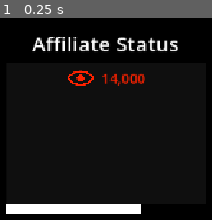
Above: before the commit, frame 1.
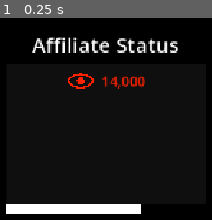
Above: after the commit, the same moment.

Repository: awesomness560/ParryEverything
Game: Godot game, scene res://main.tscn
The game is run twice, just before and just after one commit, with the same random seed, the same clock (stepped at 60 frames per second) and the same inputs. A sky picture missing from this copy of the repository is replaced by a grey-blue gradient.
Inputs:
- Up to frame 1 (0.25 s): no input

The runs differ from the first frame. In frame 1, 3.5% of the frame differs, in the area x 15-84%, y 9-36%.

Commit message:
Rank up effects among others

Diff:
--- /dev/null
+++ b/parry-everything-game/Assets/Shaders/gradient_scroll.gdshader
@@ -0,0 +1,21 @@
+shader_type canvas_item;
+
+uniform sampler2D gradient_texture : source_color, filter_linear, repeat_enable;
+uniform float scroll_speed : hint_range(0.0, 2.0) = 0.5;
+uniform float progress : hint_range(0.0, 1.0) = 1.0;
+
+void fragment() {
+    // Create scrolling effect
+    float scroll_offset = TIME * scroll_speed;
+    float sample_pos = UV.x + scroll_offset;
+
+    // Sample the gradient
+    vec4 gradient_color = texture(gradient_texture, vec2(sample_pos, 0.5));
+
+    // Only show where progress allows
+    if (UV.x <= progress) {
+        COLOR = gradient_color * COLOR; // Multiply by modulate
+    } else {
+        COLOR = vec4(0.0);
+    }
+}
--- a/parry-everything-game/Player/UI/SubathonMeter/subathon_style_meter.gd
+++ b/parry-everything-game/Player/UI/SubathonMeter/subathon_style_meter.gd
@@ -2,18 +2,38 @@
 class_name SubathonStyleMeter
 
 @export var ranks : Array[Rank]
-
+@export var rankUpSoundEffect : AudioStreamPlayer
+
+@export_group("Gradient Textures")
+@export var rank0Gradient : GradientTexture1D
+@export var rank1Gradient : GradientTexture1D
+@export var rank2Gradient : GradientTexture1D
+@export var rank4Gradient : GradientTexture1D
+
+@export_group("UI Elements")
 @export var hypeTrainText : RichTextLabel
-@export var hypeTrainProgressBar : ProgressBar
+@export var hypeTrainProgressBar : ColorRect
+@export var hypeTrainControl : Control
 @export var eyeIcon : TextureRect
 @export var viewersLabel : Label
 @export var chatManager : ChatManager
 
 var currentScore : float = 0.0
 var currentRankIndex : int = 0
+var progressBarMaterial : ShaderMaterial
+var progressTween : Tween
+var rankUpTween : Tween
 
 func _ready() -> void:
 	SignalBus.successfullParry.connect(onSuccessfullParry)
+
+	# Store reference to the shader material
+	if hypeTrainProgressBar and hypeTrainProgressBar.material:
+		progressBarMaterial = hypeTrainProgressBar.material as ShaderMaterial
+
+	# Apply initial rank effects
+	applyRank0Effects()
+
 	updateDisplay()
 
 func onSuccessfullParry(parryResource : ParryResource, isPerfect : bool):
@@ -52,24 +72,141 @@
 	updateProgressBar()
 
 func updateProgressBar() -> void:
-	if currentRankIndex >= ranks.size():
+	if currentRankIndex >= ranks.size() or not progressBarMaterial:
 		return
+
+	# Kill existing tween if it exists
+	if progressTween:
+		progressTween.kill()
+
+	var targetProgress : float
 
 	# If we're at max rank, fill the bar completely
 	if currentRankIndex == ranks.size() - 1:
-		hypeTrainProgressBar.value = hypeTrainProgressBar.max_value
-		return
-
-	# Calculate progress from current rank to next rank
-	var currentRankPoints : float = ranks[currentRankIndex].pointsRequired
-	var nextRankPoints : float = ranks[currentRankIndex + 1].pointsRequired
-	var pointsInCurrentTier : float = nextRankPoints - currentRankPoints
-	var progressInCurrentTier : float = currentScore - currentRankPoints
-
-	# Set progress bar (0 to 100)
-	var progressPercentage : float = (progressInCurrentTier / pointsInCurrentTier) * 100.0
-	hypeTrainProgressBar.value = clamp(progressPercentage, 0.0, 100.0)
+		targetProgress = 1.0
+	else:
+		# Calculate progress from current rank to next rank
+		var currentRankPoints : float = ranks[currentRankIndex].pointsRequired
+		var nextRankPoints : float = ranks[currentRankIndex + 1].pointsRequired
+		var pointsInCurrentTier : float = nextRankPoints - currentRankPoints
+		var progressInCurrentTier : float = currentScore - currentRankPoints
+
+		# Calculate target progress (0.0 to 1.0)
+		targetProgress = progressInCurrentTier / pointsInCurrentTier
+		targetProgress = clamp(targetProgress, 0.0, 1.0)
+
+	# Create new tween with overshoot effect
+	progressTween = create_tween()
+	progressTween.set_ease(Tween.EASE_OUT)
+	progressTween.set_trans(Tween.TRANS_BACK)  # This creates the overshoot effect
+	progressTween.tween_method(
+		func(value: float): progressBarMaterial.set_shader_parameter("progress", value),
+		progressBarMaterial.get_shader_parameter("progress"),
+		targetProgress,
+		0.5  # Duration in seconds
+	)
 
 ## Called when the rank changes - override or connect to this to add behavior
 func onRankChanged() -> void:
+	playRankUpAnimation()
+
+	match currentRankIndex:
+		0:
+			applyRank0Effects()
+		1:
+			applyRank1Effects()
+		2:
+			applyRank2Effects()
+		3:
+			applyRank3Effects()
+		4:
+			applyRank4Effects()
+
+## Plays the rank up animation with white flash and scale effect
+func playRankUpAnimation() -> void:
+	if not progressBarMaterial or not hypeTrainControl:
+		return
+
+	# Kill existing rank up tween if it exists
+	if rankUpTween:
+		rankUpTween.kill()
+
+	# Store original values
+	var originalScale : Vector2 = hypeTrainControl.scale
+	var originalModulate : Color = hypeTrainControl.modulate
+	var flashScale : Vector2 = Vector2(originalScale.x, originalScale.y * 1.5)  # Increase height by 50%
+	var flashColor : Color = Color(3.0, 3.0, 3.0, 1.0)  # Bright white flash (values > 1.0 for bloom effect)
+
+	# Create the rank up tween
+	rankUpTween = create_tween()
+	rankUpTween.set_parallel(true)
+
+	# Tween to bright white modulate and scale up
+	rankUpTween.tween_property(hypeTrainControl, "modulate", flashColor, 0.2)
+	rankUpTween.tween_property(hypeTrainControl, "scale", flashScale, 0.2).set_ease(Tween.EASE_OUT).set_trans(Tween.TRANS_BACK)
+
+	# Chain: scale back down and fade modulate back
+	rankUpTween.chain()
+	rankUpTween.tween_property(hypeTrainControl, "modulate", originalModulate, 0.3)
+	rankUpTween.tween_property(hypeTrainControl, "scale", originalScale, 0.3).set_ease(Tween.EASE_OUT).set_trans(Tween.TRANS_QUAD)
+
+	#Play sound
+	rankUpSoundEffect.play()
+
+	# Set the new gradient immediately (not tweened, as gradient resources can't be interpolated)
+	var newGradient : GradientTexture1D = getGradientForRank(currentRankIndex)
+	if newGradient:
+		progressBarMaterial.set_shader_parameter("gradient_texture", newGradient)
+
+## Returns the gradient texture for a given rank index
+func getGradientForRank(rankIndex: int) -> GradientTexture1D:
+	match rankIndex:
+		0:
+			return rank0Gradient
+		1:
+			return rank1Gradient
+		2:
+			return rank2Gradient
+		4:
+			return rank4Gradient
+		_:
+			return null
+
+## Resets all effects to default state
+func resetEffectsToDefault() -> void:
+	# Reset any visual effects, sounds, etc. to default state
 	pass
+
+## Rank 0 effects (first/lowest rank)
+func applyRank0Effects() -> void:
+	resetEffectsToDefault()
+	# Change gradient to rank 0 gradient
+	if progressBarMaterial and rank0Gradient:
+		progressBarMaterial.set_shader_parameter("gradient_texture", rank0Gradient)
+
+## Rank 1 effects (second rank)
+func applyRank1Effects() -> void:
+	resetEffectsToDefault()
+	# Change gradient to rank 1 gradient
+	if progressBarMaterial and rank1Gradient:
+		progressBarMaterial.set_shader_parameter("gradient_texture", rank1Gradient)
+
+## Rank 2 effects (third rank)
+func applyRank2Effects() -> void:
+	resetEffectsToDefault()
+	# Change gradient to rank 2 gradient
+	if progressBarMaterial and rank2Gradient:
+		progressBarMaterial.set_shader_parameter("gradient_texture", rank2Gradient)
+
+## Rank 3 effects (fourth rank)
+func applyRank3Effects() -> void:
+	resetEffectsToDefault()
+	# Add any additional effects for rank 3 here
+	pass
+
+## Rank 4 effects (fifth/max rank)
+func applyRank4Effects() -> void:
+	resetEffectsToDefault()
+	# Change gradient to rank 4 gradient (max rank)
+	if progressBarMaterial and rank4Gradient:
+		progressBarMaterial.set_shader_parameter("gradient_texture", rank4Gradient)
--- a/parry-everything-game/Player/UI/SubathonMeter/subathon_style_meter.tscn
+++ b/parry-everything-game/Player/UI/SubathonMeter/subathon_style_meter.tscn
@@ -9,6 +9,36 @@
 [ext_resource type="Resource" uid="uid://bgy2tqop0jy20" path="res://Misc/Resources/Ranks/FRONT_PAGE.tres" id="5_2epkk"]
 [ext_resource type="Resource" uid="uid://coghna6fx56bn" path="res://Misc/Resources/Ranks/TRENDING.tres" id="6_hhsb3"]
 [ext_resource type="Resource" uid="uid://i3t6m0x5oult" path="res://Misc/Resources/Ranks/God.tres" id="7_08wj8"]
+[ext_resource type="Shader" uid="uid://bp27w7uyag8ie" path="res://Assets/Shaders/gradient_scroll.gdshader" id="8_tdqva"]
+[ext_resource type="AudioStream" uid="uid://uur3vjr0cjvs" path="res://Assets/Sounds/trainWhistle.mp3" id="11_7m5oa"]
+
+[sub_resource type="Gradient" id="Gradient_tdqva"]
+offsets = PackedFloat32Array(0.37313432)
+colors = PackedColorArray(0.45799357, 0.27564672, 0.8221246, 1)
+
+[sub_resource type="GradientTexture1D" id="GradientTexture1D_7m5oa"]
+gradient = SubResource("Gradient_tdqva")
+
+[sub_resource type="Gradient" id="Gradient_2epkk"]
+offsets = PackedFloat32Array(0, 0.51865673, 1)
+colors = PackedColorArray(0.28235295, 0.7921569, 0.89411765, 1, 0, 0.7058824, 0.84705883, 1, 0.28235295, 0.7921569, 0.89411765, 1)
+
+[sub_resource type="GradientTexture1D" id="GradientTexture1D_hhsb3"]
+gradient = SubResource("Gradient_2epkk")
+
+[sub_resource type="Gradient" id="Gradient_08wj8"]
+offsets = PackedFloat32Array(0, 0.53731346, 1)
+colors = PackedColorArray(1, 0.8117647, 0.2509804, 1, 1, 0.8627451, 0.4509804, 1, 1, 0.8117647, 0.2509804, 1)
+
+[sub_resource type="GradientTexture1D" id="GradientTexture1D_2mmhm"]
+gradient = SubResource("Gradient_08wj8")
+
+[sub_resource type="Gradient" id="Gradient_7m5oa"]
+offsets = PackedFloat32Array(0, 0.5261194, 1)
+colors = PackedColorArray(0.48235294, 0.17254902, 0.7490196, 1, 0.78039217, 0.49019608, 1, 1, 0.48235294, 0.17254902, 0.7490196, 1)
+
+[sub_resource type="GradientTexture1D" id="GradientTexture1D_08wj8"]
+gradient = SubResource("Gradient_7m5oa")
 
 [sub_resource type="StyleBoxFlat" id="StyleBoxFlat_wp7on"]
 bg_color = Color(0, 0, 0, 1)
@@ -16,19 +46,38 @@
 [sub_resource type="StyleBoxFlat" id="StyleBoxFlat_gpo34"]
 bg_color = Color(0.4537701, 0.2713349, 0.8162605, 1)
 
+[sub_resource type="Gradient" id="Gradient_2mmhm"]
+offsets = PackedFloat32Array(0, 0.5261194, 1)
+colors = PackedColorArray(0.48235294, 0.17254902, 0.7490196, 1, 0.78039217, 0.49019608, 1, 1, 0.48235294, 0.17254902, 0.7490196, 1)
+
+[sub_resource type="GradientTexture1D" id="GradientTexture1D_2epkk"]
+gradient = SubResource("Gradient_2mmhm")
+
+[sub_resource type="ShaderMaterial" id="ShaderMaterial_hhsb3"]
+shader = ExtResource("8_tdqva")
+shader_parameter/gradient_texture = SubResource("GradientTexture1D_2epkk")
+shader_parameter/scroll_speed = 0.5
+shader_parameter/progress = 0.4450000211375
+
 [sub_resource type="StyleBoxFlat" id="StyleBoxFlat_f2gss"]
 bg_color = Color(0, 0, 0, 1)
 
 [sub_resource type="StyleBoxFlat" id="StyleBoxFlat_emlpu"]
 bg_color = Color(1, 1, 1, 1)
 
-[node name="SubathonStyleMeter" type="PanelContainer" unique_id=1089802705 node_paths=PackedStringArray("hypeTrainText", "hypeTrainProgressBar", "eyeIcon", "viewersLabel", "chatManager")]
+[node name="SubathonStyleMeter" type="PanelContainer" unique_id=1089802705 node_paths=PackedStringArray("rankUpSoundEffect", "hypeTrainText", "hypeTrainProgressBar", "hypeTrainControl", "eyeIcon", "viewersLabel", "chatManager")]
 offset_right = 312.0
 offset_bottom = 383.0
 script = ExtResource("1_f2gss")
 ranks = Array[ExtResource("2_6t524")]([ExtResource("3_tdqva"), ExtResource("4_7m5oa"), ExtResource("5_2epkk"), ExtResource("6_hhsb3"), ExtResource("7_08wj8")])
-hypeTrainText = NodePath("VBoxContainer/HypeTrain/HypeTrainTextLabel")
-hypeTrainProgressBar = NodePath("VBoxContainer/HypeTrain")
+rankUpSoundEffect = NodePath("RankUpSoundEffect")
+rank0Gradient = SubResource("GradientTexture1D_7m5oa")
+rank1Gradient = SubResource("GradientTexture1D_hhsb3")
+rank2Gradient = SubResource("GradientTexture1D_2mmhm")
+rank4Gradient = SubResource("GradientTexture1D_08wj8")
+hypeTrainText = NodePath("VBoxContainer/HypeTrainControl/HypeTrainProgressBG/HypeTrainProgress/HypeTrainTextLabel")
+hypeTrainProgressBar = NodePath("VBoxContainer/HypeTrainControl/HypeTrainProgressBG/HypeTrainProgress")
+hypeTrainControl = NodePath("VBoxContainer/HypeTrainControl/HypeTrainProgressBG")
 eyeIcon = NodePath("VBoxContainer/LiveCountContainer/EyeIcon")
 viewersLabel = NodePath("VBoxContainer/LiveCountContainer/ViewersLabel")
 chatManager = NodePath("VBoxContainer/ChatMarginContainer/ChatManager")
@@ -51,24 +100,53 @@
 layout_mode = 2
 text = "POGCHAMP"
 
-[node name="VBoxContainer" type="VBoxContainer" parent="." unique_id=2061455975]
-layout_mode = 2
-
-[node name="HypeTrain" type="ProgressBar" parent="VBoxContainer" unique_id=1240760111]
+[node name="HypeTrain" type="ProgressBar" parent="Control" unique_id=1240760111]
 custom_minimum_size = Vector2(0, 54.995)
-layout_mode = 2
+layout_mode = 0
+offset_top = 4.0
+offset_right = 312.0
+offset_bottom = 58.995
 theme_override_styles/background = SubResource("StyleBoxFlat_wp7on")
 theme_override_styles/fill = SubResource("StyleBoxFlat_gpo34")
 value = 46.8
 show_percentage = false
 
-[node name="HypeTrainTextLabel" type="RichTextLabel" parent="VBoxContainer/HypeTrain" unique_id=396194281]
+[node name="VBoxContainer" type="VBoxContainer" parent="." unique_id=2061455975]
+layout_mode = 2
+
+[node name="HypeTrainControl" type="Control" parent="VBoxContainer" unique_id=259490170]
+custom_minimum_size = Vector2(0, 58)
+layout_mode = 2
+
+[node name="HypeTrainProgressBG" type="ColorRect" parent="VBoxContainer/HypeTrainControl" unique_id=1573009173]
+custom_minimum_size = Vector2(0, 58)
 layout_mode = 1
 anchors_preset = 15
 anchor_right = 1.0
 anchor_bottom = 1.0
 grow_horizontal = 2
 grow_vertical = 2
+pivot_offset_ratio = Vector2(0.5, 0.5)
+color = Color(0, 0, 0, 1)
+
+[node name="HypeTrainProgress" type="ColorRect" parent="VBoxContainer/HypeTrainControl/HypeTrainProgressBG" unique_id=1846711824]
+material = SubResource("ShaderMaterial_hhsb3")
+layout_mode = 1
+anchors_preset = 15
+anchor_right = 1.0
+anchor_bottom = 1.0
+grow_horizontal = 2
+grow_vertical = 2
+pivot_offset_ratio = Vector2(0.5, 0.5)
+
+[node name="HypeTrainTextLabel" type="RichTextLabel" parent="VBoxContainer/HypeTrainControl/HypeTrainProgressBG/HypeTrainProgress" unique_id=396194281]
+layout_mode = 1
+anchors_preset = 15
+anchor_right = 1.0
+anchor_bottom = 1.0
+grow_horizontal = 2
+grow_vertical = 2
+pivot_offset_ratio = Vector2(0.5, 0.5)
 theme_override_font_sizes/normal_font_size = 30
 theme_override_font_sizes/bold_font_size = 30
 text = "Affilate Status"
@@ -119,3 +197,6 @@
 theme_override_styles/fill = SubResource("StyleBoxFlat_emlpu")
 value = 67.67
 show_percentage = false
+
+[node name="RankUpSoundEffect" type="AudioStreamPlayer" parent="." unique_id=1845384286]
+stream = ExtResource("11_7m5oa")
Not shown, added: parry-everything-game/Assets/Shaders/gradient_scroll.gdshader.uid
Not shown, added: parry-everything-game/Assets/Shaders/trainWhistle.mp3.import
Not shown, added: parry-everything-game/Assets/Sounds/trainWhistle.mp3.import
Binary file added: parry-everything-game/Assets/rectangle-256.png
Not shown, added: parry-everything-game/Assets/rectangle-256.png.import
Binary file added: parry-everything-game/Assets/square-256.png
Not shown, added: parry-everything-game/Assets/square-256.png.import
Binary file added: parry-everything-game/addons/rectangle-256.png
Not shown, added: parry-everything-game/addons/rectangle-256.png.import
Not shown, added: parry-everything-game/Assets/Shaders/trainWhistle.mp3
Not shown, added: parry-everything-game/Assets/Sounds/trainWhistle.mp3
